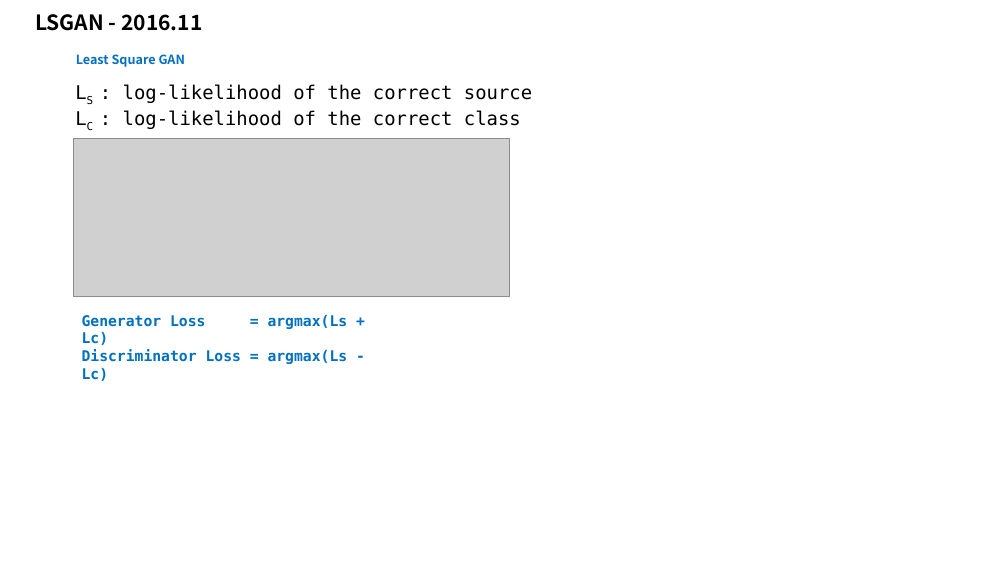
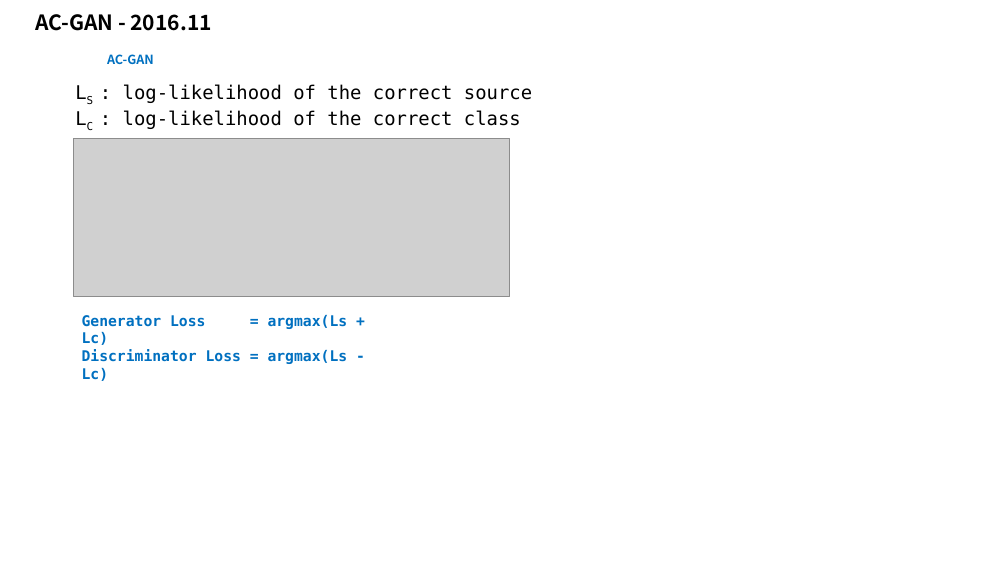
Before and after one commit to taylorguo/GAN_Understanding_Practicing, a slide deck: slide 22 of GAN_Understanding/GANunderstanding.pptx. Drawn at 1008x567 pixels with LibreOffice and Linux fonts; fonts in the diff are those of the drawing; grey boxes stand for pictures. Boxes give left, top, right and bottom in pixels: in the first picture for what was removed or moved away, otherwise in the second. Text is boxed around its words. In the diff, an @@ line names an element or a change of style, - is before the commit and + after.

```diff
--- a/GAN_Understanding/GANunderstanding.pptx
+++ b/GAN_Understanding/GANunderstanding.pptx
@@ text at bbox=[35, 14, 212, 31]: text changed @@
-LSGAN - 2016.11
+AC-GAN - 2016.11
@@ text at bbox=[107, 54, 154, 64]: text changed @@
-Least Square GAN
+AC-GAN
```
Also in this commit, not shown: 1 slide added, 1 slide removed, 3 other files.
